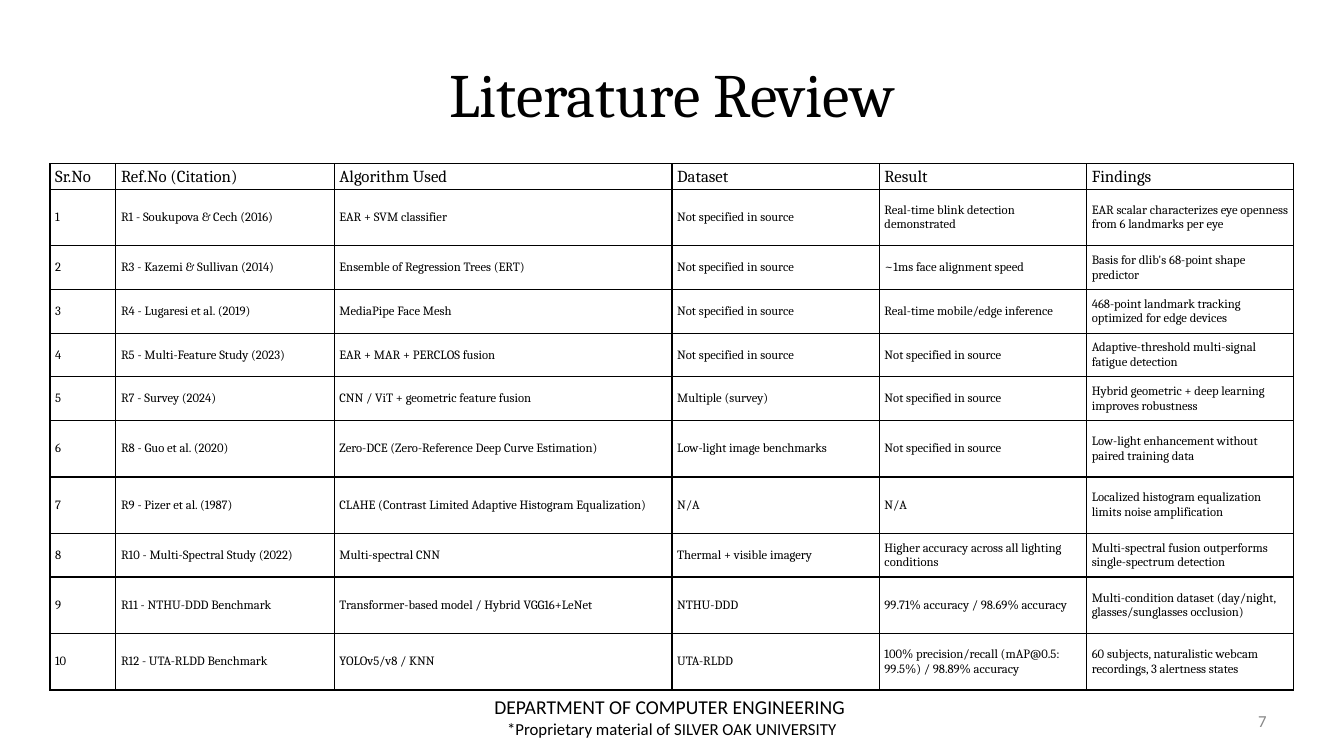
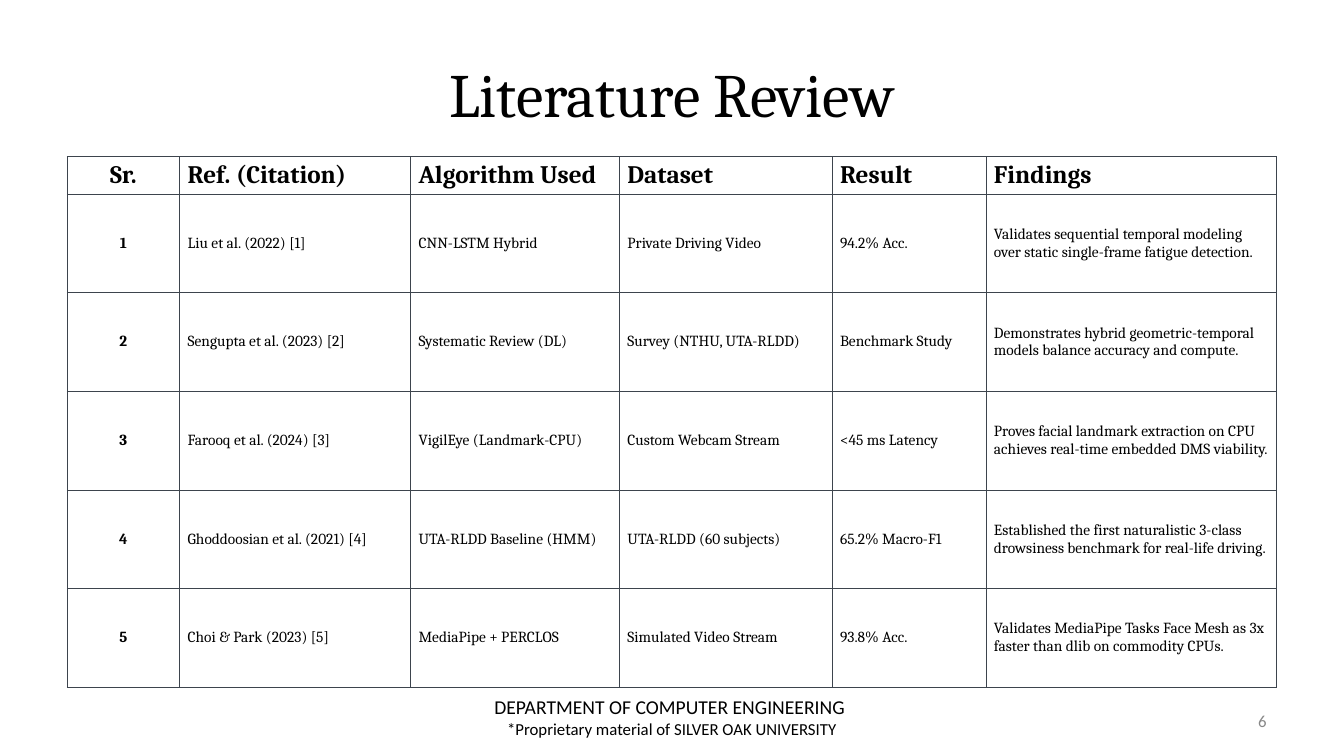
Before and after one commit to zoro1126/ALERT, a slide deck: slide 6 of review_docs/Review-2/NEW_Presentation_ALERT_CE_AIML_31.pptx (slide 7 before the commit). Drawn at 1344x756 pixels with LibreOffice and Linux fonts; fonts in the diff are those of the drawing; background and template pictures are left out. Boxes give left, top, right and bottom in pixels: in the first picture for what was removed or moved away, otherwise in the second. Text is boxed around its words. In the diff, an @@ line names an element or a change of style, - is before the commit and + after.

Commit message:
Added data for the report and model benchmarks

```diff
--- a/review_docs/Review-2/NEW_Presentation_ALERT_CE_AIML_31.pptx
+++ b/review_docs/Review-2/NEW_Presentation_ALERT_CE_AIML_31.pptx
@@ table at bbox=[68, 156, 1277, 688] @@
-row 1: Sr.No | Ref.No (Citation) | Algorithm Used | Dataset | Result | Findings
-row 2: 1 | R1 - Soukupova & Cech (2016) | EAR + SVM classifier | Not specified in source | Real-time blink detection demonstrated | EAR scalar characterizes eye openness from 6 landmarks per eye
-row 3: 2 | R3 - Kazemi & Sullivan (2014) | Ensemble of Regression Trees (ERT) | Not specified in source | ~1ms face alignment speed | Basis for dlib's 68-point shape predictor
-row 4: 3 | R4 - Lugaresi et al. (2019) | MediaPipe Face Mesh | Not specified in source | Real-time mobile/edge inference | 468-point landmark tracking optimized for edge devices
-row 5: 4 | R5 - Multi-Feature Study (2023) | EAR + MAR + PERCLOS fusion | Not specified in source | Not specified in source | Adaptive-threshold multi-signal fatigue detection
-row 6: 5 | R7 - Survey (2024) | CNN / ViT + geometric feature fusion | Multiple (survey) | Not specified in source | Hybrid geometric + deep learning improves robustness
-row 7: 6 | R8 - Guo et al. (2020) | Zero-DCE (Zero-Reference Deep Curve Estimation) | Low-light image benchmarks | Not specified in source | Low-light enhancement without paired training data
-row 8: 7 | R9 - Pizer et al. (1987) | CLAHE (Contrast Limited Adaptive Histogram Equalization) | N/A | N/A | Localized histogram equalization limits noise amplification
-row 9: 8 | R10 - Multi-Spectral Study (2022) | Multi-spectral CNN | Thermal + visible imagery | Higher accuracy across all lighting conditions | Multi-spectral fusion outperforms single-spectrum detection
-row 10: 9 | R11 - NTHU-DDD Benchmark | Transformer-based model / Hybrid VGG16+LeNet | NTHU-DDD | 99.71% accuracy / 98.69% accuracy | Multi-condition dataset (day/night, glasses/sunglasses occlusion)
-row 11: 10 | R12 - UTA-RLDD Benchmark | YOLOv5/v8 / KNN | UTA-RLDD | 100% precision/recall (mAP@0.5: 99.5%) / 98.89% accuracy | 60 subjects, naturalistic webcam recordings, 3 alertness states
+row 1: Sr. | Ref. (Citation) | Algorithm Used | Dataset | Result | Findings
+row 2: 1 | Liu et al. (2022) [1] | CNN-LSTM Hybrid | Private Driving Video | 94.2% Acc. | Validates sequential temporal modeling over static single-frame fatigue detection.
+row 3: 2 | Sengupta et al. (2023) [2] | Systematic Review (DL) | Survey (NTHU, UTA-RLDD) | Benchmark Study | Demonstrates hybrid geometric-temporal models balance accuracy and compute.
+row 4: 3 | Farooq et al. (2024) [3] | VigilEye (Landmark-CPU) | Custom Webcam Stream | <45 ms Latency | Proves facial landmark extraction on CPU achieves real-time embedded DMS viability.
+row 5: 4 | Ghoddoosian et al. (2021) [4] | UTA-RLDD Baseline (HMM) | UTA-RLDD (60 subjects) | 65.2% Macro-F1 | Established the first naturalistic 3-class drowsiness benchmark for real-life driving.
+row 6: 5 | Choi & Park (2023) [5] | MediaPipe + PERCLOS | Simulated Video Stream | 93.8% Acc. | Validates MediaPipe Tasks Face Mesh as 3x faster than dlib on commodity CPUs.
@@ table: place and size @@
-table at bbox=[50, 164, 1296, 691]
+table at bbox=[68, 156, 1277, 688]
@@ page number at bbox=[1258, 716, 1266, 727]: text changed @@
-7
+6
```
Also in this commit, not shown: 12 other slides changed, 5 slides added, 5 slides removed, 9 other files.
